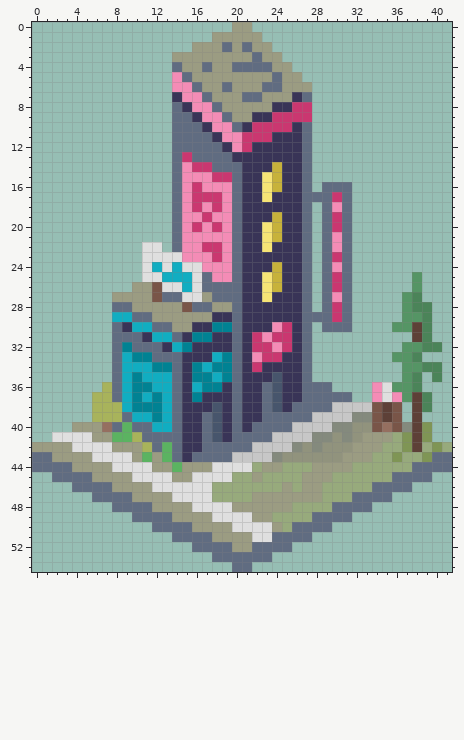
Two states of a pixel-art file, assets/buildings/shop-1.aseprite. The first picture shows the starting point.
42x55 pixels, 1 frame.
Once edited:
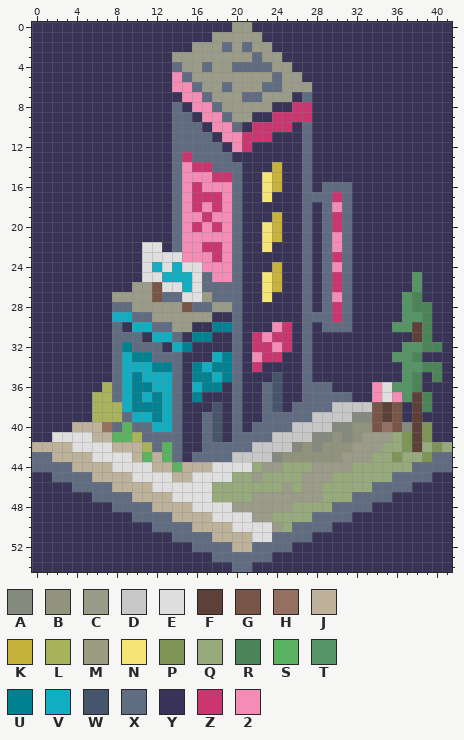
Palette (. is transparent): A #848a7d  B #91937d  C #9b9b89  D #c7c7c7  E #dfdfdf  F #5d4037  G #795548  H #956f60  J #bfb29b  K #c7b23b  L #a8b35b  M #9b9c82  N #f7e476  P #7f9555  Q #97aa7c  R #4b8459  S #5bb361  T #559565  U #008293  V #11adc1  W #47556c  X #606c81  Y #393457  Z #ca3770  2 #f48cb6
Commit: update building/tile colors to not blend in
Change:
layer "Night" now shown
--- layers "Building", "Ground", "Night"
@@ x 0..41 @@
- 0 ....................MM....................
- 1 ..................MMMMM...................
- 2 ................MMMXMXMM..................
- 3 ..............MMMMMMMMXMM.................
- 4 ..............XMMXMMXXXXMM................
- 5 ..............2XMMMMMMMMXMM...............
- 6 ..............22XMMXMMMXXMMM..............
- 7 ..............Y22XMMMXXMMMYX..............
- 8 ..............XY22XMMMMMYYZZ..............
- 9 ..............XXY22XMMYYZZZZ..............
-10 ..............XXXY22XYZZZZYX..............
-11 ..............XXXXY22ZZZYYYX..............
-12 ..............XXXXXY2ZYYYYYX..............
-13 ..............XZXXXXYYYYYYYX..............
-14 ..............X2ZZXXXYYYKYYX..............
-15 ..............X222ZZXYYNKYYX..............
-16 ..............X2Z222XYYNKYYX.XXX..........
-17 ..............X2ZZZ2XYYNYYYXXXZX..........
-18 ..............X2Z2Z2XYYYYYYX.X2X..........
-19 ..............X22Z22XYYYKYYX.XZX..........
-20 ..............X2Z2Z2XYYNKYYX.XZX..........
-21 ..............X22222XYYNKYYX.X2X..........
-22 ...........EE.X22ZZ2XYYNYYYX.X2X..........
-23 ...........EEEE222Z2XYYYYYYX.XZX..........
-24 ...........EVEVEE222XYYYKYYX.X2X..........
-25 ...........EEVVVEX22XYYNKYYX.XZX......T...
-26 ..........MMGEEVEXXXXYYNKYYX.XZX......T...
-27 ........MMMMGXXEEMXXXYYNYYYX.X2X.....TR...
-28 ........XXMMMMMGXXMMXYYYYYYX.XZX.....TRR..
-29 ........VVXXMMMMMMYYXYYYYYYXXXZX.....TTR..
-30 ........XYVVXXMMYYUUXYYY2ZYX.XXX....TTFR..
-31 ........XXXYVVXYUUYYXYZ2ZZYX..........FR..
-32 ........XUXXXYVUYYYYXYZZ2ZYX.........TTRR.
-33 ........XVUUXXXYYYVUXY2ZZYYX........TTR...
-34 ........XVVVUUXYUVUUXYZYYYYX.........TTRR.
-35 ........XVUVVVXYUUVUXYYYWYYX.........TR.R.
-36 .......LXVUUVVXYVUUYXYYXWYYXXX....2ETTR...
-37 ......LLXVUVUVXYUYYYXYYXWYYXXXXX..2E2TFR..
-38 ......LLLVUUUVXYYYWYXYYXWYXXXXDDDDGFG.FR..
-39 ......LLLXVVUVXYYXWYXYYXXXXXDDDDAAGFG.F...
-40 ....MMMHXSXXVVXYYXWYXYXXXXDDDDAABBGHGAFP..
-41 ..EEEEMMSSLXXXXYYXWYXXXXDDDDAABABMMMQPFP..
-42 MMMMEEEEMMMLXSXYYXXXXXDDDDABABBBMMMQQPFQPQ
-43 XXMMMMEEEEMSMSXYXXXXDDDDABBBBBBMMMQQPQQPXX
-44 XXXXMMMMEEEEMMSMMMEEEEQMMQQQMMMMQQQQQQXXXX
-45 ..XXXXMMMMEEEEMMEEEEQQMQQQQMMMQQQQQQXXXX..
-46 ....XXXXMMMMEEEEEEQQQQQQQMQMMQQQQQXXXX....
-47 ......XXXXMMMMEEEEQQQQMMMMMMMQQQXXXX......
-48 ........XXXXMMMMEEEEMMMMMMQQQQXXXX........
-49 ..........XXXXMMMMEEEEMMQQQQXXXX..........
-50 ............XXXXMMMMEEEEMQXXXX............
-51 ..............XXXXMMMMEEXXXX..............
-52 ................XXXXMMXXXX................
-53 ..................XXXXXX..................
-54 ....................XX....................
+ 0 YYYYYYYYYYYYYYYYYYYYCCYYYYYYYYYYYYYYYYYYYY
+ 1 YYYYYYYYYYYYYYYYYYCCCCCYYYYYYYYYYYYYYYYYYY
+ 2 YYYYYYYYYYYYYYYYCCCXCXCCYYYYYYYYYYYYYYYYYY
+ 3 YYYYYYYYYYYYYYCCCCCCCCXCCYYYYYYYYYYYYYYYYY
+ 4 YYYYYYYYYYYYYYXCCXCCXXXXCCYYYYYYYYYYYYYYYY
+ 5 YYYYYYYYYYYYYY2XCCCCCCCCXCCYYYYYYYYYYYYYYY
+ 6 YYYYYYYYYYYYYY22XCCXCCCXXCCCYYYYYYYYYYYYYY
+ 7 YYYYYYYYYYYYYYY22XCCCXXCCCYXYYYYYYYYYYYYYY
+ 8 YYYYYYYYYYYYYYXY22XCCCCCYYZZYYYYYYYYYYYYYY
+ 9 YYYYYYYYYYYYYYXXY22XCCYYZZZZYYYYYYYYYYYYYY
+10 YYYYYYYYYYYYYYXXXY22XYZZZZYXYYYYYYYYYYYYYY
+11 YYYYYYYYYYYYYYXXXXY22ZZZYYYXYYYYYYYYYYYYYY
+12 YYYYYYYYYYYYYYXXXXXY2ZYYYYYXYYYYYYYYYYYYYY
+13 YYYYYYYYYYYYYYXZXXXXYYYYYYYXYYYYYYYYYYYYYY
+14 YYYYYYYYYYYYYYX2ZZXXXYYYKYYXYYYYYYYYYYYYYY
+15 YYYYYYYYYYYYYYX222ZZXYYNKYYXYYYYYYYYYYYYYY
+16 YYYYYYYYYYYYYYX2Z222XYYNKYYXYXXXYYYYYYYYYY
+17 YYYYYYYYYYYYYYX2ZZZ2XYYNYYYXXXZXYYYYYYYYYY
+18 YYYYYYYYYYYYYYX2Z2Z2XYYYYYYXYX2XYYYYYYYYYY
+19 YYYYYYYYYYYYYYX22Z22XYYYKYYXYXZXYYYYYYYYYY
+20 YYYYYYYYYYYYYYX2Z2Z2XYYNKYYXYXZXYYYYYYYYYY
+21 YYYYYYYYYYYYYYX22222XYYNKYYXYX2XYYYYYYYYYY
+22 YYYYYYYYYYYEEYX22ZZ2XYYNYYYXYX2XYYYYYYYYYY
+23 YYYYYYYYYYYEEEE222Z2XYYYYYYXYXZXYYYYYYYYYY
+24 YYYYYYYYYYYEVEVEE222XYYYKYYXYX2XYYYYYYYYYY
+25 YYYYYYYYYYYEEVVVEX22XYYNKYYXYXZXYYYYYYTYYY
+26 YYYYYYYYYYCCGEEVEXXXXYYNKYYXYXZXYYYYYYTYYY
+27 YYYYYYYYCCCCGXXEECXXXYYNYYYXYX2XYYYYYTRYYY
+28 YYYYYYYYXXCCCCCGXXCCXYYYYYYXYXZXYYYYYTRRYY
+29 YYYYYYYYVVXXCCCCCCYYXYYYYYYXXXZXYYYYYTTRYY
+30 YYYYYYYYXYVVXXCCYYUUXYYY2ZYXYXXXYYYYTTFRYY
+31 YYYYYYYYXXXYVVXYUUYYXYZ2ZZYXYYYYYYYYYYFRYY
+32 YYYYYYYYXUXXXYVUYYYYXYZZ2ZYXYYYYYYYYYTTRRY
+33 YYYYYYYYXVUUXXXYYYVUXY2ZZYYXYYYYYYYYTTRYYY
+34 YYYYYYYYXVVVUUXYUVUUXYZYYYYXYYYYYYYYYTTRRY
+35 YYYYYYYYXVUVVVXYUUVUXYYYWYYXYYYYYYYYYTRYRY
+36 YYYYYYYLXVUUVVXYVUUYXYYXWYYXXXYYYY2ETTRYYY
+37 YYYYYYLLXVUVUVXYUYYYXYYXWYYXXXXXYY2E2TFRYY
+38 YYYYYYLLLVUUUVXYYYWYXYYXWYXXXXDDDDGFGYFRYY
+39 YYYYYYLLLXVVUVXYYXWYXYYXXXXXDDDDAAGFGYFYYY
+40 YYYYJJJHXSXXVVXYYXWYXYXXXXDDDDAABBGHGAFPYY
+41 YYEEEEJJSSLXXXXYYXWYXXXXDDDDAABABCCCQPFPYY
+42 JJJJEEEEJJJLXSXYYXXXXXDDDDABABBBCCCQQPFQPQ
+43 XXJJJJEEEEJSJSXYXXXXDDDDABBBBBBCCCQQPQQPXX
+44 XXXXJJJJEEEEJJSJJJEEEEQCCQQQCCCCQQQQQQXXXX
+45 YYXXXXJJJJEEEEJJEEEEQQCQQQQCCCQQQQQQXXXXYY
+46 YYYYXXXXJJJJEEEEEEQQQQQQQCQCCQQQQQXXXXYYYY
+47 YYYYYYXXXXJJJJEEEEQQQQCCCCCCCQQQXXXXYYYYYY
+48 YYYYYYYYXXXXJJJJEEEECCCCCCQQQQXXXXYYYYYYYY
+49 YYYYYYYYYYXXXXJJJJEEEECCQQQQXXXXYYYYYYYYYY
+50 YYYYYYYYYYYYXXXXJJJJEEEECQXXXXYYYYYYYYYYYY
+51 YYYYYYYYYYYYYYXXXXJJJJEEXXXXYYYYYYYYYYYYYY
+52 YYYYYYYYYYYYYYYYXXXXJJXXXXYYYYYYYYYYYYYYYY
+53 YYYYYYYYYYYYYYYYYYXXXXXXYYYYYYYYYYYYYYYYYY
+54 YYYYYYYYYYYYYYYYYYYYXXYYYYYYYYYYYYYYYYYYYY
